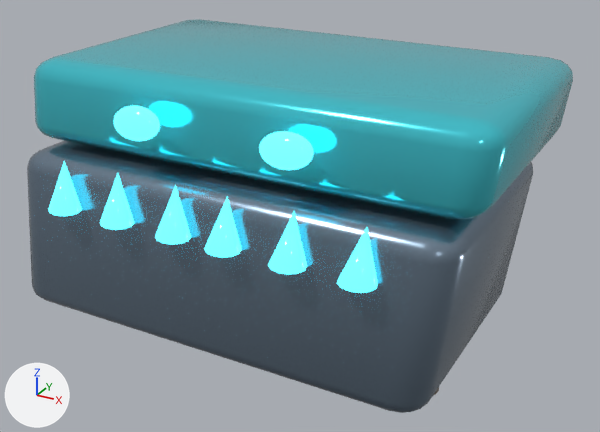
What one commit did to the glTF model public/models/enemies/mimic_v5.glb.
The view is the same before and after, from a camera (50 mm lens) standing at (1.92, -3.22, 1.44) and looking at (0.13, 0.03, -0.18). Every picture has the same lights, and +X, +Y and +Z are marked at lower left. The picture after the commit comes second. Where no turn or scale is listed for an object, it has been applied to the vertices. Vertices at exactly the same position are counted once.

The older version as bpy lines, for what is in view:
```python
ob_coffer_body_primary = bpy.data.objects.new('COFFER_BODY_PRIMARY', me_cube_256)
ob_coffer_body_primary.location = (0.0, 0.0, -0.28)
ob_coffer_tooth_emissive = bpy.data.objects.new('COFFER_TOOTH_EMISSIVE', me_cone_393)
ob_coffer_tooth_emissive.location = (-0.58, -0.58, 0.1)
ob_coffer_tooth_emissive_001 = bpy.data.objects.new('COFFER_TOOTH_EMISSIVE.001', me_cone_394)
ob_coffer_tooth_emissive_001.location = (-0.34, -0.58, 0.1)
ob_coffer_tooth_emissive_002 = bpy.data.objects.new('COFFER_TOOTH_EMISSIVE.002', me_cone_395)
ob_coffer_tooth_emissive_002.location = (-0.1, -0.58, 0.1)
ob_coffer_tooth_emissive_003 = bpy.data.objects.new('COFFER_TOOTH_EMISSIVE.003', me_cone_396)
ob_coffer_tooth_emissive_003.location = (0.1, -0.58, 0.1)
ob_coffer_tooth_emissive_004 = bpy.data.objects.new('COFFER_TOOTH_EMISSIVE.004', me_cone_397)
ob_coffer_tooth_emissive_004.location = (0.34, -0.58, 0.1)
ob_coffer_tooth_emissive_005 = bpy.data.objects.new('COFFER_TOOTH_EMISSIVE.005', me_cone_398)
ob_coffer_tooth_emissive_005.location = (0.58, -0.58, 0.1)
ob_eye_emissive = bpy.data.objects.new('EYE_EMISSIVE', me_sphere_510)
ob_eye_emissive.location = (-0.28, -0.56, 0.52)
ob_hinged_lid_accent = bpy.data.objects.new('HINGED_LID_ACCENT', me_cube_257)
ob_hinged_lid_accent.location = (0.0, 0.12, 0.48)
# also in view: 'EYE_EMISSIVE.001' at (0.44, -0.63, 0.4)
```
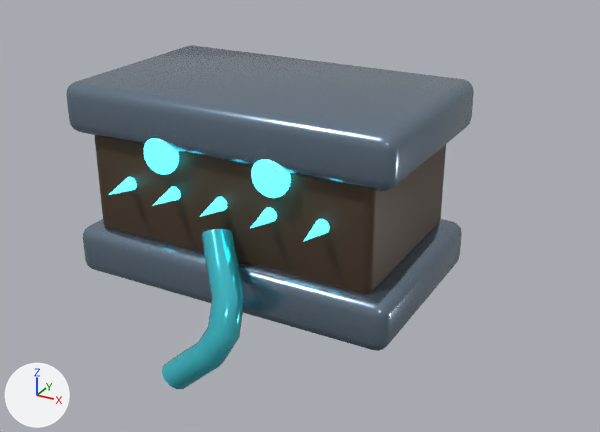
Boxes (x1, y1, x2, y2) around the edits, measured in the pictures (600 x 432 px; the box of a moved part takes in the faces that stretch with it):
'COFFER_BODY_PRIMARY', deleted: before (27, 141, 533, 413)
'HINGED_LID_ACCENT', deleted (cyan): before (34, 19, 573, 220)
'BOOK_COVER_TOP_PRIMARY', added: after (66, 45, 474, 191)
'BOOK_PAGES_SECONDARY', added: after (95, 135, 446, 294)
'BOOK_COVER_BOTTOM_PRIMARY', added: after (83, 219, 462, 351)
'BOOK_TONGUE_ACCENT', added (cyan): after (162, 229, 245, 389)
'EYE_EMISSIVE.001', reshaped: before (259, 131, 314, 170); after (251, 159, 291, 198)
'COFFER_TOOTH_EMISSIVE.005', deleted (cyan): before (337, 227, 378, 293)
'COFFER_TOOTH_EMISSIVE.004', deleted (cyan): before (268, 211, 307, 275)
'COFFER_TOOTH_EMISSIVE.003', deleted (cyan): before (204, 196, 242, 258)
'COFFER_TOOTH_EMISSIVE.002', deleted (cyan): before (155, 185, 191, 245)
'COFFER_TOOTH_EMISSIVE.001', deleted (cyan): before (100, 173, 135, 230)
'COFFER_TOOTH_EMISSIVE', deleted (cyan): before (48, 161, 82, 216)
'BOOK_TOOTH_EMISSIVE.004', added: after (304, 219, 330, 241)
'BOOK_TOOTH_EMISSIVE.003', added: after (251, 207, 277, 228)
'BOOK_TOOTH_EMISSIVE.002', added: after (200, 197, 227, 217)
'BOOK_TOOTH_EMISSIVE.001', added: after (152, 186, 181, 206)
'BOOK_TOOTH_EMISSIVE', added (mostly hidden): after (108, 177, 137, 195)
part 1 of me_sphere_510, moved or reshaped: before (113, 105, 160, 141); after (144, 138, 179, 175)

The change, as a list of edits to the scene's bpy script:
```text
Change me_sphere_510:
    remove me_sphere_510.from_pydata(...)  # 266 vertices, 528 faces; spans x -0.115..0.115, y -0.123..-0.011, z -0.191..-0.04
    add me_sphere_510.from_pydata(...)  # 266 vertices, 528 faces; spans x -0.09..0.09, y -0.05..0.05, z -0.09..0.09
    me_sphere_510 part 1: the whole mesh is multiplied about its middle by the matrix ((0.781, 0.0, -0.101), (0.0, 0.893, 0.0), (0.0, 0.0, 1.19)), then moved by (0.0, 0.067, 0.116)
Change me_sphere_511:
    remove me_sphere_511.from_pydata(...)  # 266 vertices, 528 faces; spans x 0.042..0.272, y -0.123..-0.011, z -0.191..-0.04
    add me_sphere_511.from_pydata(...)  # 266 vertices, 528 faces; spans x -0.09..0.09, y -0.05..0.05, z -0.09..0.09
    me_sphere_511 part 2: the whole mesh is multiplied about its middle by the matrix ((0.781, 0.0, -0.101), (0.0, 0.893, 0.0), (0.0, 0.0, 1.19)), then moved by (-0.157, 0.067, 0.116)
Remove ob_coffer_body_primary:
    ob_coffer_body_primary = bpy.data.objects.new('COFFER_BODY_PRIMARY', me_cube_256)
Remove ob_hinged_lid_accent:
    ob_hinged_lid_accent = bpy.data.objects.new('HINGED_LID_ACCENT', me_cube_257)
Remove ob_coffer_tooth_emissive:
    ob_coffer_tooth_emissive = bpy.data.objects.new('COFFER_TOOTH_EMISSIVE', me_cone_393)
Remove ob_coffer_tooth_emissive_001:
    ob_coffer_tooth_emissive_001 = bpy.data.objects.new('COFFER_TOOTH_EMISSIVE.001', me_cone_394)
Remove ob_coffer_tooth_emissive_002:
    ob_coffer_tooth_emissive_002 = bpy.data.objects.new('COFFER_TOOTH_EMISSIVE.002', me_cone_395)
Remove ob_coffer_tooth_emissive_003:
    ob_coffer_tooth_emissive_003 = bpy.data.objects.new('COFFER_TOOTH_EMISSIVE.003', me_cone_396)
Remove ob_coffer_tooth_emissive_004:
    ob_coffer_tooth_emissive_004 = bpy.data.objects.new('COFFER_TOOTH_EMISSIVE.004', me_cone_397)
Remove ob_coffer_tooth_emissive_005:
    ob_coffer_tooth_emissive_005 = bpy.data.objects.new('COFFER_TOOTH_EMISSIVE.005', me_cone_398)
Add ob_book_tongue_accent:
    ob_book_tongue_accent = bpy.data.objects.new('BOOK_TONGUE_ACCENT', me_book_tongue)  # 84 vertices, 144 faces; spans x -0.103..0.249, y -0.847..-0.423, z -0.727..-0.052; in mat_deep_accent (cyan #50ddeb)
    ob_book_tongue_accent.location = (0.0, 0.0, 0.0)
Add ob_book_tooth_emissive_004:
    ob_book_tooth_emissive_004 = bpy.data.objects.new('BOOK_TOOTH_EMISSIVE.004', me_cone_192)  # 49 vertices, 94 faces; spans x -0.048..0.048, y -0.125..0.125, z -0.048..0.048; in mat_deep_emissive (cyan #307c8b, glowing cyan #50edff)
    ob_book_tooth_emissive_004.location = (0.5, -0.48, 0.03)
Add ob_book_tooth_emissive_003:
    ob_book_tooth_emissive_003 = bpy.data.objects.new('BOOK_TOOTH_EMISSIVE.003', me_cone_192.copy())
    ob_book_tooth_emissive_003.location = (0.25, -0.48, 0.03)
Add ob_book_tooth_emissive_002:
    ob_book_tooth_emissive_002 = bpy.data.objects.new('BOOK_TOOTH_EMISSIVE.002', me_cone_192.copy())
    ob_book_tooth_emissive_002.location = (0.0, -0.48, 0.03)
Add ob_book_tooth_emissive_001:
    ob_book_tooth_emissive_001 = bpy.data.objects.new('BOOK_TOOTH_EMISSIVE.001', me_cone_192.copy())
    ob_book_tooth_emissive_001.location = (-0.25, -0.48, 0.03)
Add ob_book_tooth_emissive:
    ob_book_tooth_emissive = bpy.data.objects.new('BOOK_TOOTH_EMISSIVE', me_cone_192.copy())
    ob_book_tooth_emissive.location = (-0.5, -0.48, 0.03)
Add ob_book_pages_secondary:
    ob_book_pages_secondary = bpy.data.objects.new('BOOK_PAGES_SECONDARY', me_cube_193)  # 152 vertices, 300 faces; spans x -0.72..0.72, y -0.44..0.44, z -0.26..0.26; in mat_deep_secondary (brown #4d3c2c)
    ob_book_pages_secondary.location = (0.0, 0.0, 0.0)
Add ob_book_cover_bottom_primary:
    ob_book_cover_bottom_primary = bpy.data.objects.new('BOOK_COVER_BOTTOM_PRIMARY', me_cube_192)  # 152 vertices, 300 faces; spans x -0.82..0.82, y -0.5..0.5, z -0.12..0.12; in mat_deep_primary (greyish blue #8497aa)
    ob_book_cover_bottom_primary.location = (0.0, 0.0, -0.36)
Add ob_book_cover_top_primary:
    ob_book_cover_top_primary = bpy.data.objects.new('BOOK_COVER_TOP_PRIMARY', me_cube_192.copy())
    ob_book_cover_top_primary.location = (0.0, 0.0, 0.36)
```
